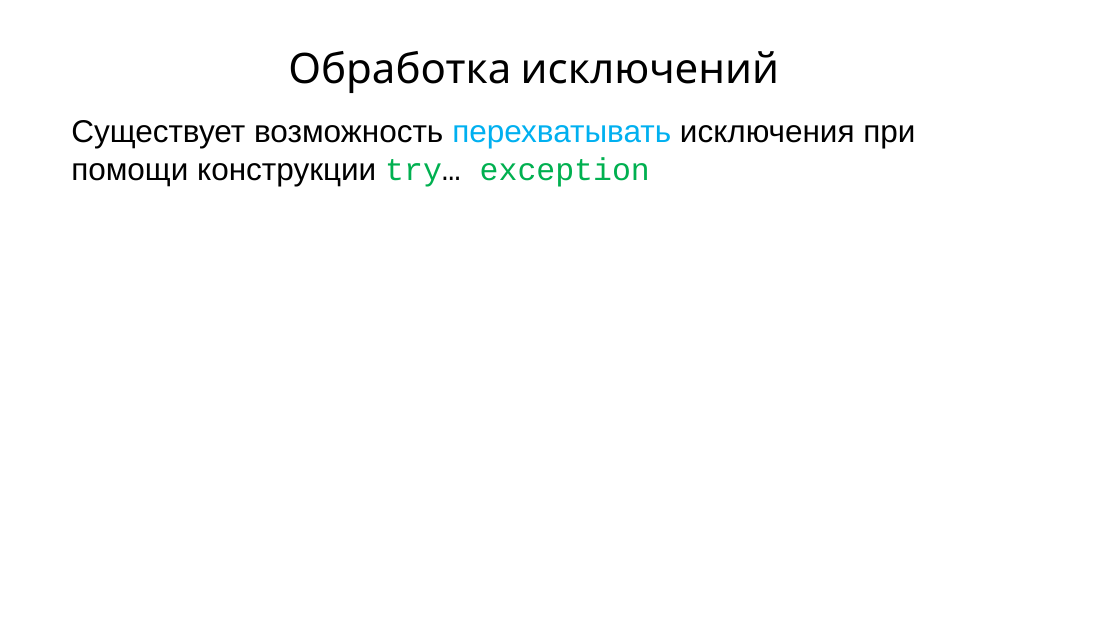
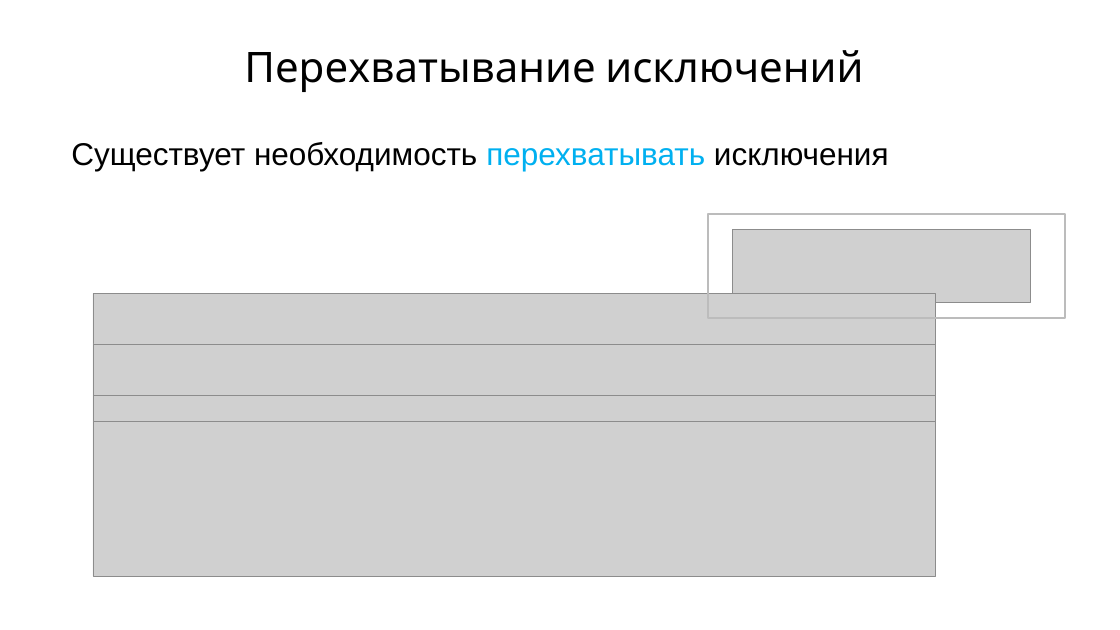
Before and after one commit to maxchv/LearnPython, a slide deck: slide 8 of week05/Exceptions.pptx. Drawn at 1120x630 pixels with LibreOffice and Linux fonts; fonts in the diff are those of the drawing; grey boxes stand for pictures. Boxes give left, top, right and bottom in pixels: in the first picture for what was removed or moved away, otherwise in the second. Text is boxed around its words. In the diff, an @@ line names an element or a change of style, - is before the commit and + after.

```diff
--- a/week05/Exceptions.pptx
+++ b/week05/Exceptions.pptx
@@ text at (x1=244, y1=50, x2=863, y2=92): text changed @@
-Обработка исключений
+Перехватывание исключений
@@ text at (x1=71, y1=142, x2=889, y2=171): text changed @@
-Существует возможность перехватывать исключения при помощи конструкции try… exception
+Существует необходимость перехватывать исключения
@@ rectangle added at (x1=708, y1=214, x2=1065, y2=318), outline #BDBDBD 2 pt @@
@@ picture added at (x1=733, y1=229, x2=1030, y2=302) @@
@@ picture added at (x1=93, y1=294, x2=935, y2=344) @@
@@ picture added at (x1=93, y1=344, x2=935, y2=395) @@
@@ picture added at (x1=93, y1=395, x2=935, y2=421) @@
@@ picture added at (x1=93, y1=421, x2=935, y2=576) @@
```
Also in this commit, not shown: 1 other slide changed, 5 slides added, 1 other file.
